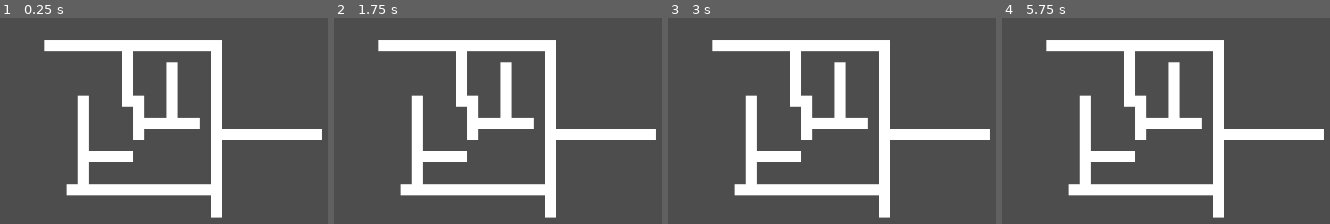
Above: before the commit, frames 1-4 (left to right).
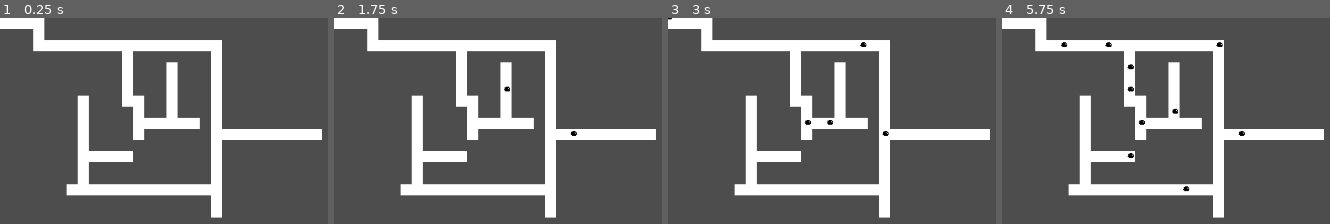
Above: after the commit, the same moments.

Repository: library-rat/Jam
Game: Godot game, scene res://main.tscn
The game is run twice, just before and just after one commit, with the same random seed, the same clock (stepped at 60 frames per second) and the same inputs. The project has no main scene, so this scene is started directly.
Inputs (mouse positions are in pixels of both pictures, inside the frame that each line leads up to):
- Up to frame 1 (0.25 s): no input
- Up to frame 2 (1.75 s): tap Enter at 0.5 s; move the mouse to (outside the picture) at 0.52 s; tap Space at 1.25 s; move the mouse to (outside the picture) at 1.27 s
- Up to frame 3 (3 s): tap Enter at 2 s; move the mouse to (outside the picture) at 2.02 s; tap Space at 2.75 s; move the mouse to (outside the picture) at 2.77 s
- Up to frame 4 (5.75 s): move the mouse to (outside the picture) at 3.52 s; move the mouse to (1162, 174) at 4.27 s; move the mouse to (outside the picture) at 5.02 s

The runs differ from the first frame. In frame 1, 1.1% of the frame differs, in the area x 0-14%, y 0-17%; in frame 2, 1.2%; in frame 3, 1.3%; in frame 4, 1.6%, in the area x 0-75%, y 0-85%.

Commit message:
mid-implementation doors

Diff:
--- /dev/null
+++ b/Astronaut.gd
@@ -0,0 +1,38 @@
+extends Sprite2D
+
+@export var direction : Vector2i
+var dead = false
+var cooldown = 0.1
+var count = 0
+@export var cell : Vector2i
+@export var mainscene : Main
+
+func _process(delta):
+	if dead :
+		return
+	count += delta
+	if count >cooldown :
+		count -= cooldown
+		move()
+
+func init(init_cell : Vector2i, init_main : Main):
+	cell = init_cell
+	mainscene = init_main
+
+func update_cell(new_cell :Vector2i):
+	direction = new_cell - cell
+	cell = new_cell;
+	position = mainscene.grid_to_pos(new_cell)
+
+
+func move():
+	print("hello")
+	var choice = mainscene.choices_intersection(cell)
+	if choice.size() == 1 :
+		update_cell(cell + choice[0])
+	else :
+		var new_direction = -direction
+		while (new_direction == -direction):
+			var index = randi() % choice.size()
+			new_direction = choice[index]
+		update_cell(cell + new_direction)
--- a/Astronaut.tscn
+++ b/Astronaut.tscn
@@ -1,6 +1,16 @@
-[gd_scene load_steps=2 format=3 uid="uid://gk5qxpc850jj"]
+[gd_scene load_steps=4 format=3 uid="uid://gk5qxpc850jj"]
 
 [ext_resource type="Texture2D" uid="uid://cixygqpk6jlyw" path="res://Astronaut.png" id="1_n0huf"]
+[ext_resource type="Script" path="res://Astronaut.gd" id="2_0co4c"]
+
+[sub_resource type="CircleShape2D" id="CircleShape2D_k1f5p"]
+radius = 6.0
 
 [node name="Node2D" type="Sprite2D"]
 texture = ExtResource("1_n0huf")
+script = ExtResource("2_0co4c")
+
+[node name="Body" type="CharacterBody2D" parent="."]
+
+[node name="CollisionShape2D" type="CollisionShape2D" parent="Body"]
+shape = SubResource("CircleShape2D_k1f5p")
--- /dev/null
+++ b/Door.gd
@@ -0,0 +1,15 @@
+extends Area2D
+
+
+@onready var open_door = preload("res://Door_open.png")
+@onready var close_door = preload("res://Door_close.png")
+var cell1 : Vector2i
+var cell2 : Vector2i
+var main : Main
+
+func init(new_main : Main):
+
+
+# Called every frame. 'delta' is the elapsed time since the previous frame.
+func _process(delta):
+	pass
--- /dev/null
+++ b/astronaute_spawner.gd
@@ -0,0 +1,24 @@
+extends Node2D
+
+@onready var instanceAstro = preload("res://Astronaut.tscn")
+@export var AstroCooldown : float = 1
+var count = 0
+var cell :Vector2i
+var main : Main
+var manager : Node2D
+# Called when the node enters the scene tree for the first time.
+func init(newm : Main, newmana :Node2D):
+	main = newm
+	cell = main.pos_to_grid(main.to_local(position))
+	manager = newmana
+	#print(main.pos_to_grid(position))
+	#print(main.choices_intersection(Vector2i(54,21)))
+
+# Called every frame. 'delta' is the elapsed time since the previous frame.
+func _process(delta):
+	count += delta
+	if count > AstroCooldown :
+		count -= AstroCooldown
+		var new_astro = instanceAstro.instantiate()
+		new_astro.init(Vector2i(cell),main)
+		manager.add_child(new_astro)
--- /dev/null
+++ b/astronaute_spawner.tscn
@@ -0,0 +1,6 @@
+[gd_scene load_steps=2 format=3 uid="uid://cdvq5a3nqammn"]
+
+[ext_resource type="Script" path="res://astronaute_spawner.gd" id="1_886vo"]
+
+[node name="AstronauteSpawner" type="Node2D" groups=["Spawner"]]
+script = ExtResource("1_886vo")
--- /dev/null
+++ b/door.tscn
@@ -0,0 +1,20 @@
+[gd_scene load_steps=3 format=3 uid="uid://3rr080ughri6"]
+
+[ext_resource type="Texture2D" uid="uid://dxdkawir3b1gv" path="res://Door_open.png" id="1_db8ci"]
+[ext_resource type="Script" path="res://Door.gd" id="1_yeh4o"]
+
+[node name="Door" type="Button" groups=["Door"]]
+offset_left = -5.0
+offset_top = -12.0
+offset_right = 5.0
+offset_bottom = 12.0
+icon = ExtResource("1_db8ci")
+flat = true
+icon_alignment = 2
+script = ExtResource("1_yeh4o")
+
+[node name="Side1" type="Node2D" parent="."]
+position = Vector2(10, 12)
+
+[node name="Side2" type="Node2D" parent="."]
+position = Vector2(0, 12)
--- a/main.gd
+++ b/main.gd
@@ -1,16 +1,41 @@
 extends Node2D
+class_name Main
 
-
-var cell_dico = {} ;
-
+var cell_dico = {}
+@onready var map = $TileMap
+@onready var manager = $SpacionauteManager
 func _ready():
-	var temp = $TileMap.get_used_cells(0);
+	var temp = map.get_used_cells(0);
 	for cell in temp :
-		cell_dico[cell] = 1;
-	print(cell_dico);
-
-
+		cell_dico[cell] = 1
+	randomize()
+	var spawners = get_tree().get_nodes_in_group("Spawner")
+	for spwn in spawners :
+		spwn.init(self,manager)
+	var doors = get_tree().get_nodes_in_group("Door")
+	for do in doors :
+		do.init(self)
 
 # Called every frame. 'delta' is the elapsed time since the previous frame.
 func _process(delta):
+	#print(pos_to_grid(get_viewport().get_mouse_position()))
 	pass
+
+
+func pos_to_grid(glob_pos: Vector2):
+	return map.local_to_map(map.to_local(glob_pos))
+
+func grid_to_pos(grid_pos : Vector2i):
+	return map.to_global( map.map_to_local(grid_pos))
+
+func choices_intersection ( grid_pos:Vector2i ) :
+	var retval = []
+	var direction = [Vector2i.UP, Vector2i.DOWN, Vector2i.LEFT, Vector2i.RIGHT]
+	for dir in direction :
+		if cell_dico.has(grid_pos + dir):
+			retval.append(dir)
+	return retval
+
+
+func _on_area_2d_body_entered(body):
+	$ColorRect.visible = true
--- a/main.tscn
+++ b/main.tscn
@@ -1,7 +1,8 @@
-[gd_scene load_steps=5 format=3 uid="uid://dega6fqjx65tq"]
+[gd_scene load_steps=7 format=3 uid="uid://dega6fqjx65tq"]
 
 [ext_resource type="Texture2D" uid="uid://cpv1j4nfd8ren" path="res://Tile.png" id="1_db1yw"]
 [ext_resource type="Script" path="res://main.gd" id="1_t305n"]
+[ext_resource type="PackedScene" uid="uid://cdvq5a3nqammn" path="res://astronaute_spawner.tscn" id="3_7xqw4"]
 
 [sub_resource type="TileSetAtlasSource" id="TileSetAtlasSource_fk6ba"]
 texture = ExtResource("1_db1yw")
@@ -10,10 +11,42 @@
 [sub_resource type="TileSet" id="TileSet_ho3tc"]
 sources/1 = SubResource("TileSetAtlasSource_fk6ba")
 
+[sub_resource type="RectangleShape2D" id="RectangleShape2D_vxkjg"]
+size = Vector2(64, 62)
+
 [node name="Main" type="Node2D"]
 script = ExtResource("1_t305n")
 
 [node name="TileMap" type="TileMap" parent="."]
 tile_set = SubResource("TileSet_ho3tc")
 format = 2
-layer_0/tile_data = PackedInt32Array(131076, 1, 0, 131077, 1 …(1113 unchanged characters)… 786441, 1, 0, 786442, 1, 0, 786443, 1, 0)
+layer_0/tile_data = PackedInt32Array(131076, 1, 0, 131077, 1 …(1113 unchanged characters)… 786441, 1, 0, 786442, 1, 0, 786443, 1, 0, 0, 1, 0, 1, 1, 0, 2, 1, 0, 3, 1, 0, 65539, 1, 0, 131075, 1, 0)
+
+[node name="Sprite2D" type="Sprite2D" parent="."]
+position = Vector2(117, 125)
+
+[node name="Area2D" type="Area2D" parent="Sprite2D"]
+
+[node name="CollisionShape2D" type="CollisionShape2D" parent="Sprite2D/Area2D"]
+shape = SubResource("RectangleShape2D_vxkjg")
+
+[node name="SpacionauteManager" type="Node2D" parent="."]
+
+[node name="SpawnerManager" type="Node2D" parent="."]
+
+[node name="SpacionauteSpawner2" parent="SpawnerManager" instance=ExtResource("3_7xqw4")]
+position = Vector2(201, 165)
+
+[node name="SpacionauteSpawner" parent="SpawnerManager" instance=ExtResource("3_7xqw4")]
+position = Vector2(456, 167)
+
+[node name="DoorManager" type="Node2D" parent="."]
+
+[node name="ColorRect" type="ColorRect" parent="."]
+visible = false
+custom_minimum_size = Vector2(1150, 650)
+offset_right = 1150.0
+offset_bottom = 650.0
+color = Color(0, 0, 0, 1)
+
+[connection signal="body_entered" from="Sprite2D/Area2D" to="." method="_on_area_2d_body_entered"]
Binary file added: Door_close.png
Not shown, added: Door_close.png.import
Binary file added: Door_open.png
Not shown, added: Door_open.png.import
